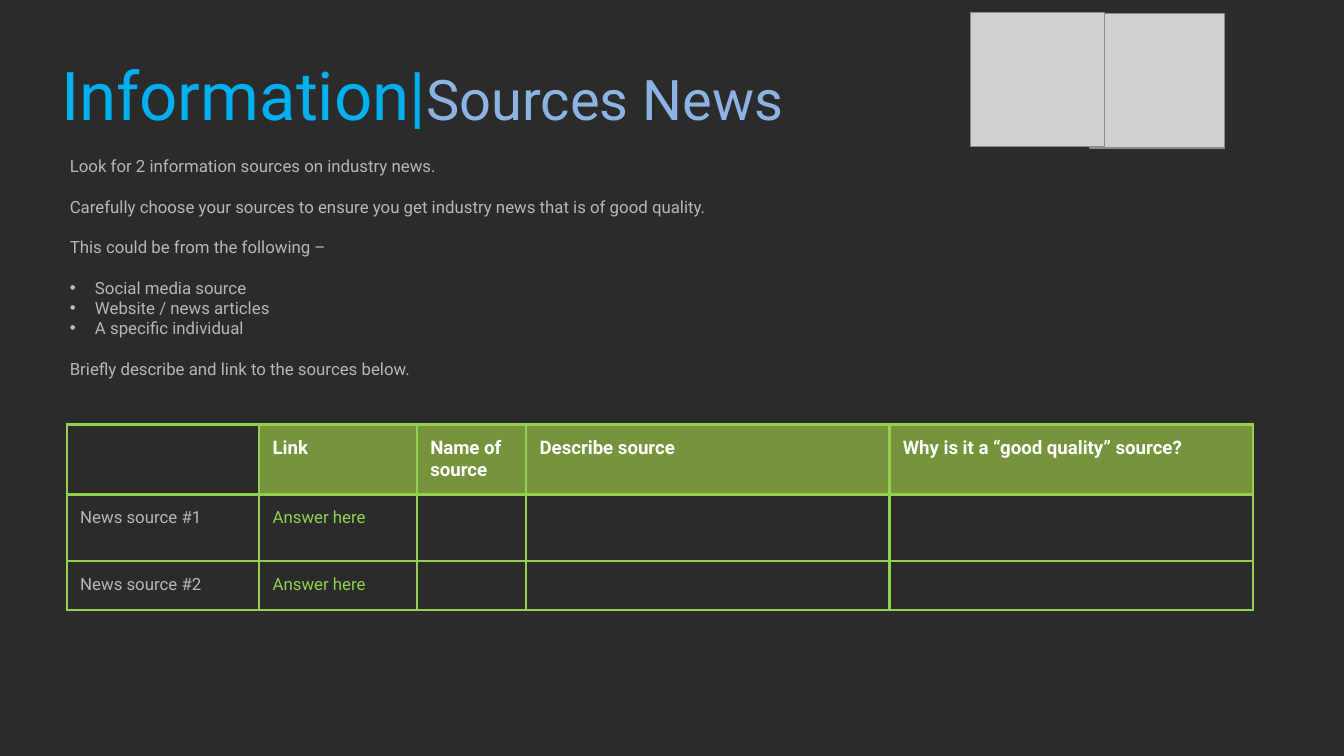
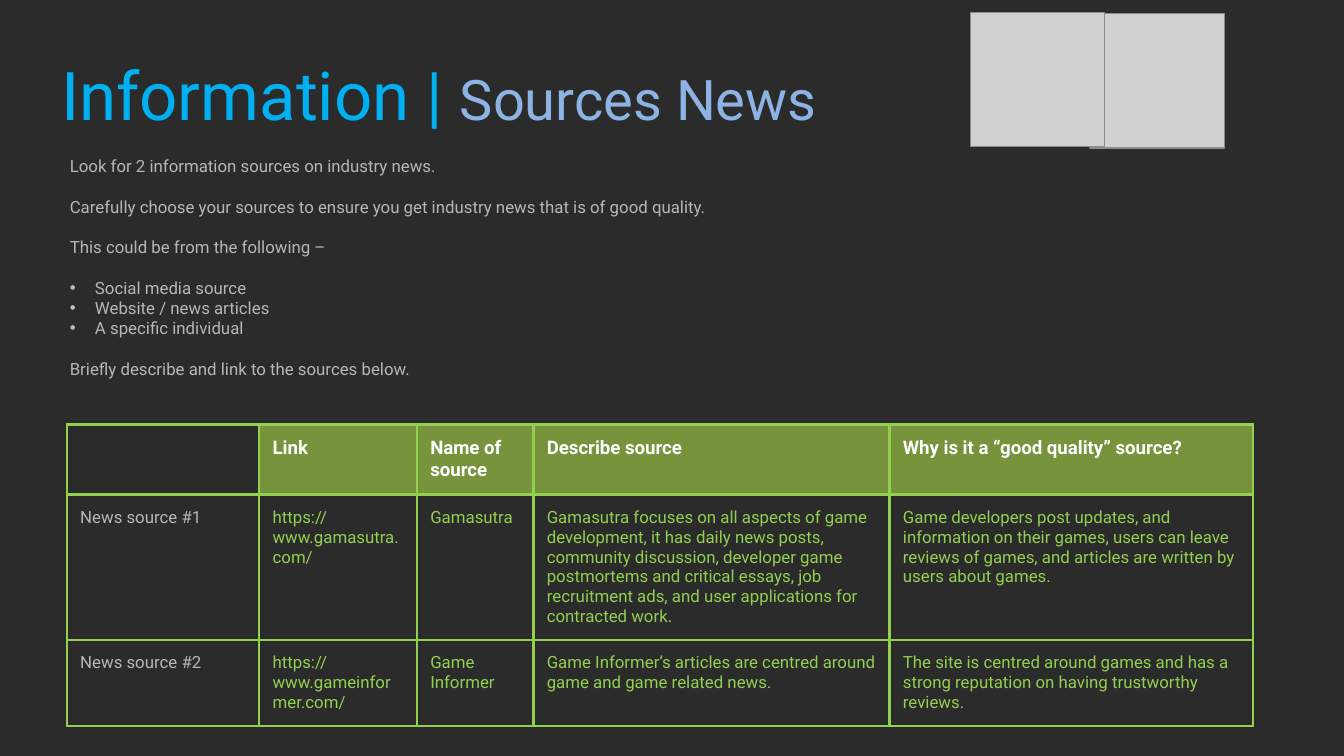
Before and after one commit to Dinoboy173/ProfStud, a slide deck: slide 26 of Class1/NOT DONE 2021_Professional_Studies_1_YourName.pptx. Drawn at 1344x756 pixels with LibreOffice and Linux fonts; fonts in the diff are those of the drawing; grey boxes stand for pictures; background and template pictures are left out; a plain dark background stands for a picture behind light text. Boxes give left, top, right and bottom in pixels: in the first picture for what was removed or moved away, otherwise in the second. Text is boxed around its words. In the diff, an @@ line names an element or a change of style, - is before the commit and + after.

```diff
--- a/Class1/NOT DONE 2021_Professional_Studies_1_YourName.pptx
+++ b/Class1/NOT DONE 2021_Professional_Studies_1_YourName.pptx
@@ title at [61, 69, 817, 121]: spaces changed @@
-Information|Sources News
+Information | Sources News
@@ table at [67, 425, 1253, 731] @@
-row 2: News source #1 | Answer here |  |  | 
+row 2: News source #1 | https://www.gamasutra.com/ | Gamasutra | Gamasutra focuses on all aspects of game development, it has daily news posts, community discussion, developer game postmortems and critical essays, job recruitment ads, and user applications for contracted work. | Game developers post updates, and information on their games, users can leave reviews of games, and articles are written by users about games.
-row 3: News source #2 | Answer here |  |  | 
+row 3: News source #2 | https://www.gameinformer.com/ | Game Informer | Game Informer’s articles are centred around game and game related news. | The site is centred around games and has a strong reputation on having trustworthy reviews.
```
Also in this commit, not shown: 11 other slides changed.
